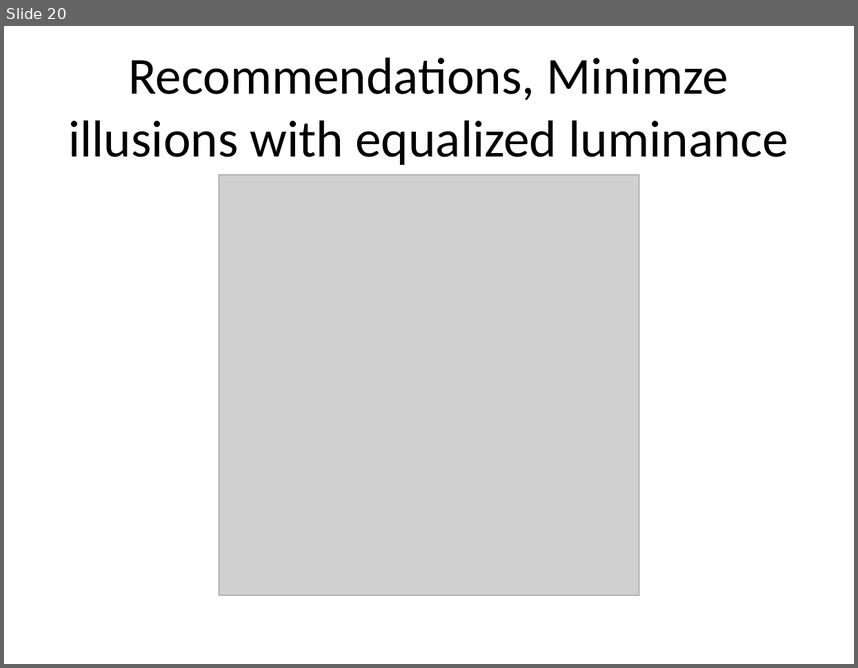
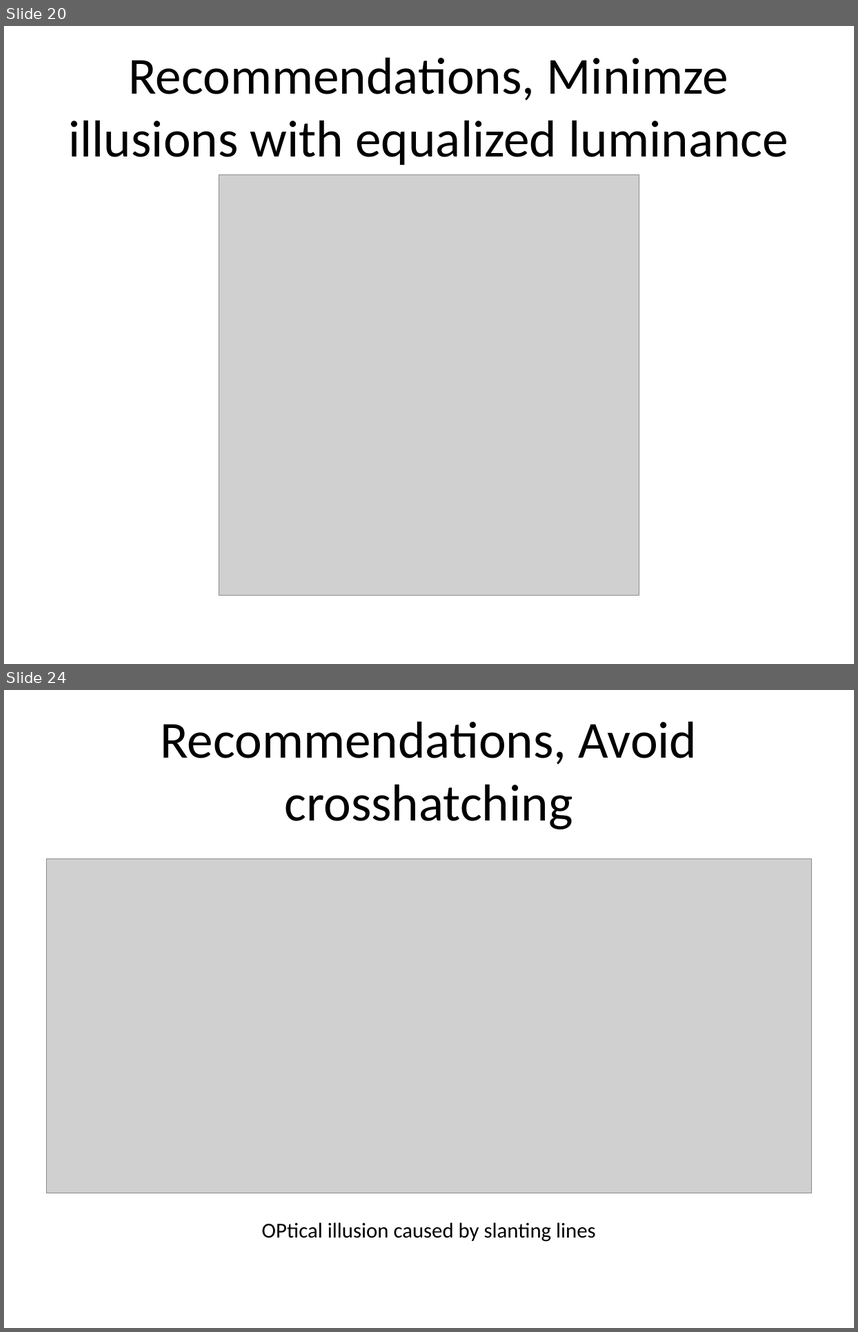
Before and after one commit to pmean/data-visualization, a slide deck: data-viz-02/component/recommendations-colors.pptx. Shown one above the other, each under a label of ours: slide 20 before the commit, slides 20 and 24 after it; the slides between them are not shown. The pictures are 858x668 and 858x1332 pixels, drawn with LibreOffice and Linux fonts; fonts in the diff are those of the drawing; grey boxes stand for pictures. Boxes give left, top, right and bottom in pixels: in the first picture for what was removed or moved away, otherwise in the second. Text is boxed around its words. In the diff, an @@ line names an element or a change of style, - is before the commit and + after.

Commit message:
Finalized color recommendations in data-viz-02

```diff
--- a/data-viz-02/component/recommendations-colors.pptx
+++ b/data-viz-02/component/recommendations-colors.pptx
@@ slide 24 added at (4,690,854,1328), background #FFFFFF @@
@@ title added at (160,721,697,829), 44 pt, text #000000 @@
+Recommendations, Avoid crosshatching
@@ picture added at (47,859,811,1193) @@
@@ text added at (262,1222,596,1241), 18 pt, text #000000 @@
+OPtical illusion caused by slanting lines
```
Also in this commit, not shown: 3 slides changed, 4 other slides added, 3 slides removed, 1 other file.
